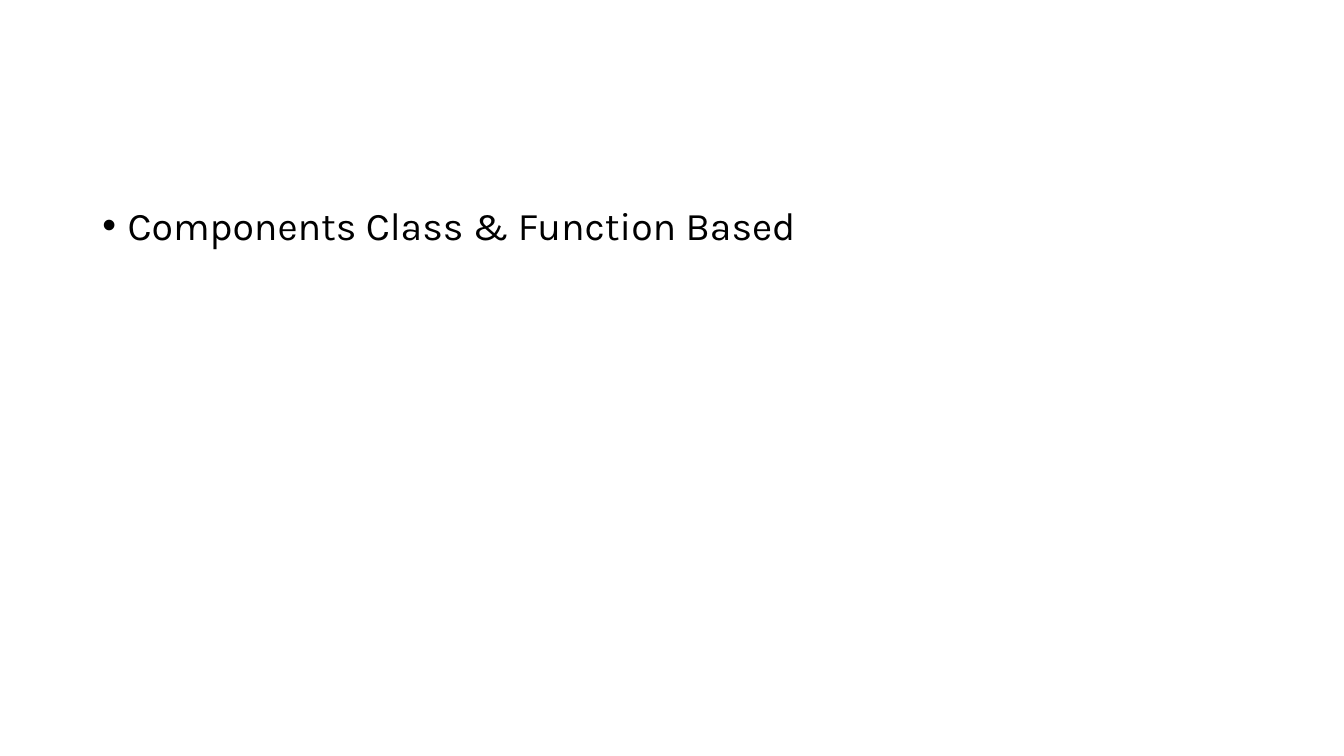
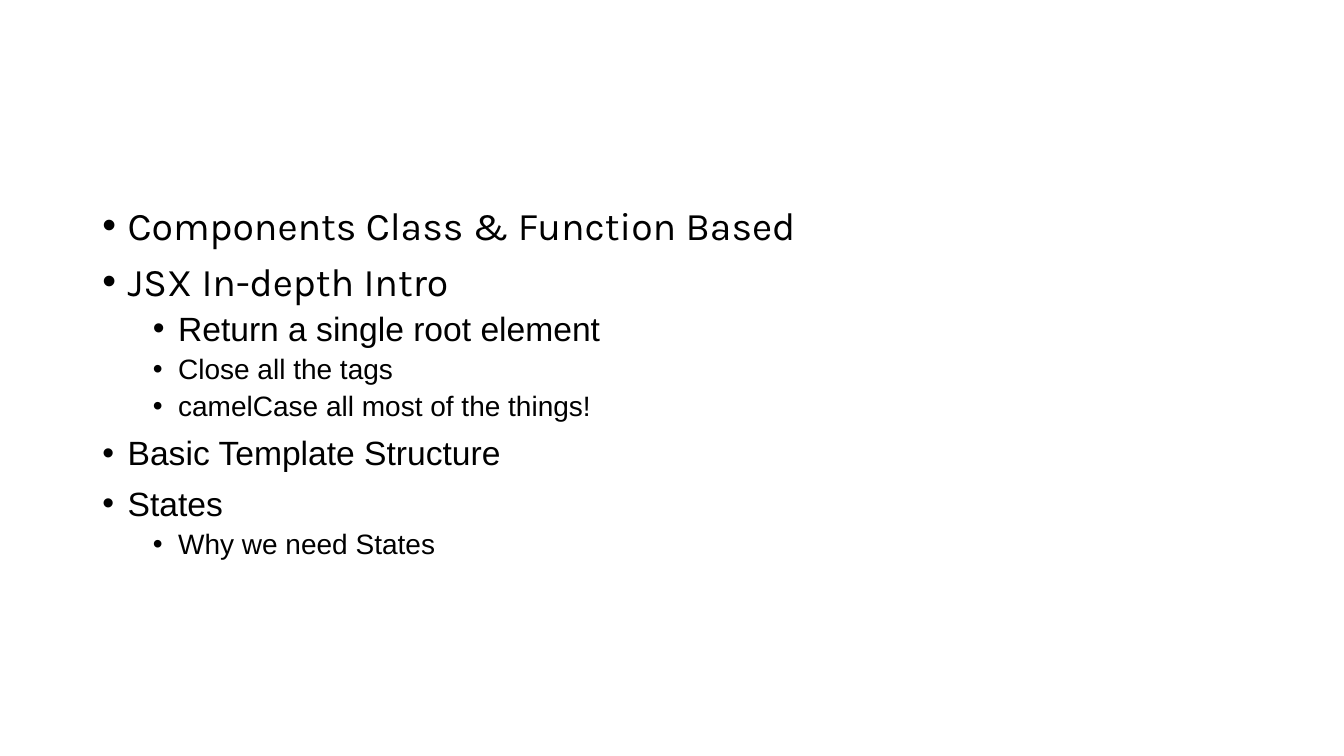
Before and after one commit to PiyushChaturvedii/Batch05, a slide deck: slide 4 of react/react.pptx. Drawn at 1344x756 pixels with LibreOffice and Linux fonts; fonts in the diff are those of the drawing. Boxes give left, top, right and bottom in pixels: in the first picture for what was removed or moved away, otherwise in the second. Text is boxed around its words. In the diff, an @@ line names an element or a change of style, - is before the commit and + after.

Commit message:
basicStructure

```diff
--- a/react/react.pptx
+++ b/react/react.pptx
@@ text at [128,269,600,559]: paragraphs added @@
+• JSX In-depth Intro
+  • Return a single root element
+  • Close all the tags
+  • camelCase all most of the things!
+• Basic Template Structure
+• States
+  • Why we need States
```
Also in this commit, not shown: 49 other files.
